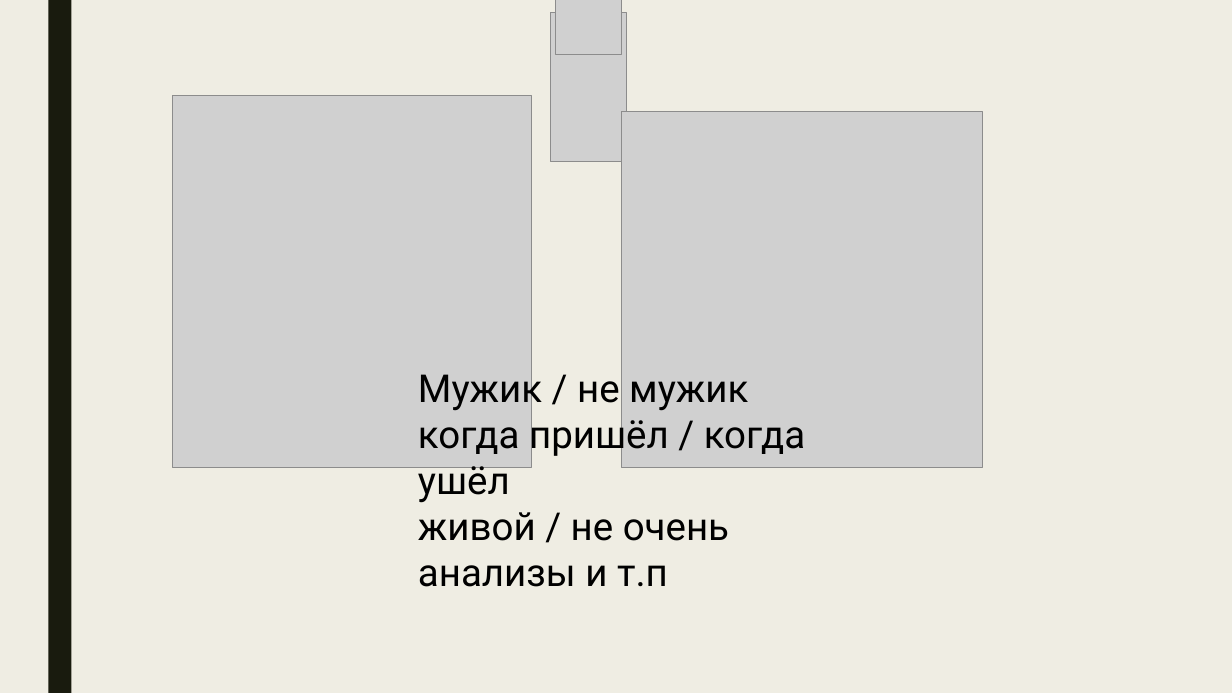
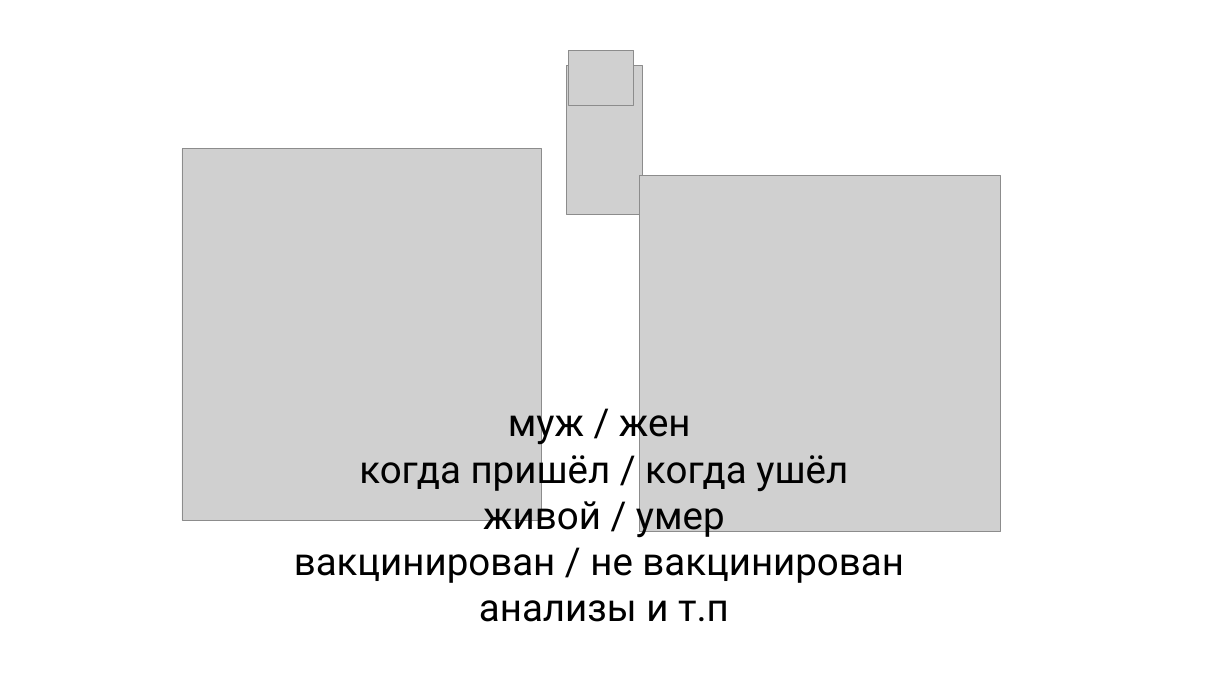
Before and after one commit to Deymos01/packages-final-project, a slide deck: slide 2 of data_visualization/project.pptx. Drawn at 1232x693 pixels with LibreOffice and Linux fonts; fonts in the diff are those of the drawing; grey boxes stand for pictures. Boxes give left, top, right and bottom in pixels: in the first picture for what was removed or moved away, otherwise in the second. Text is boxed around its words. In the diff, an @@ line names an element or a change of style, - is before the commit and + after.

Commit message:
upd pres

```diff
--- a/data_visualization/project.pptx
+++ b/data_visualization/project.pptx
@@ rectangle added at [0, 0, 1232, 693], fill #FFFFFF, outline #FFFFFF 2.75 pt @@
@@ picture: place and size @@
-picture at [555, 0, 621, 55]
+picture at [568, 50, 634, 105]
@@ picture: place and size @@
-picture at [551, 13, 627, 162]
+picture at [567, 65, 642, 213]
@@ picture: place and size @@
-picture at [172, 96, 531, 468]
+picture at [182, 149, 542, 520]
@@ picture: place and size @@
-picture at [621, 111, 982, 467]
+picture at [640, 176, 1001, 531]
@@ text at [294, 402, 904, 622]: text changed @@
-Мужик / не мужик
-когда пришёл / когда ушёл
-живой / не очень
-анализы и т.п
+муж / жен
+когда пришёл / когда ушёл
+живой / умер
+вакцинирован / не вакцинирован
+анализы и т.п
```
